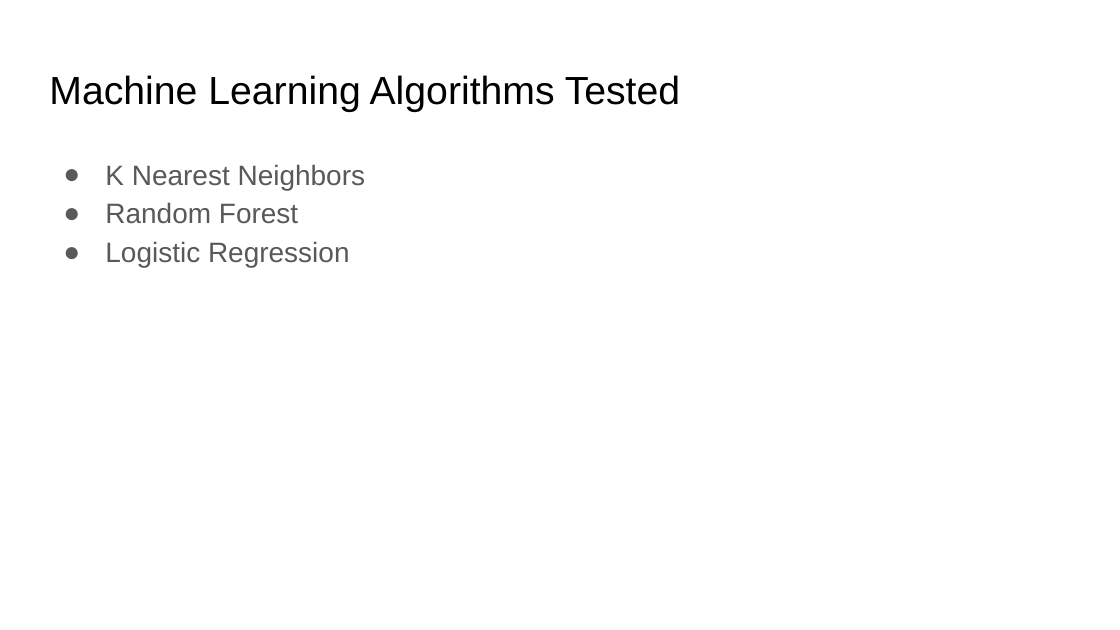
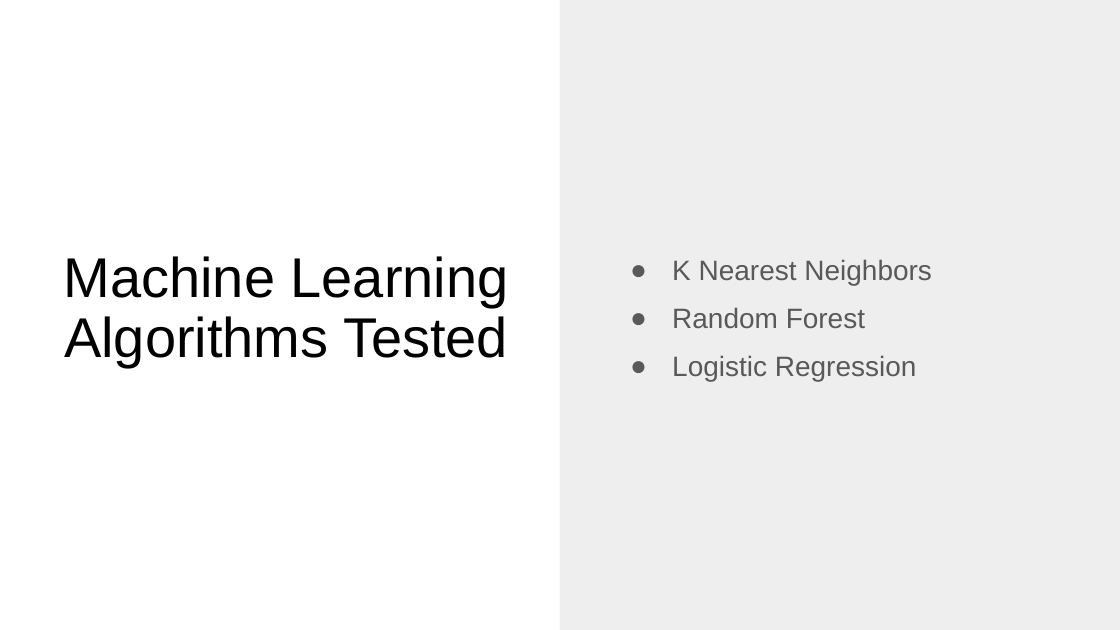
Before and after one commit to mathisme/ThinkfulSLCap, a slide deck: slide 9 of Capstone2.pptx. Drawn at 1120x630 pixels with LibreOffice and Linux fonts; fonts in the diff are those of the drawing. Boxes give left, top, right and bottom in pixels: in the first picture for what was removed or moved away, otherwise in the second. Text is boxed around its words. In the diff, an @@ line names an element or a change of style, - is before the commit and + after.

```diff
--- a/Capstone2.pptx
+++ b/Capstone2.pptx
@@ rectangle added at (560, 0, 1120, 629), fill #EEEEEE @@
@@ text "K Nearest Neighbors": place and size @@
-text "K Nearest Neighbors" at (105, 164, 366, 267)
+text "K Nearest Neighbors" at (672, 259, 932, 381)
@@ text "K Nearest Neighbors" at (672, 259, 932, 381): more space between paragraphs; vertical alignment top to middle @@
@@ title "Machine Learning Algorithms Tested": place and size @@
-title "Machine Learning Algorithms Tested" at (49, 75, 680, 112)
+title "Machine Learning Algorithms Tested" at (64, 256, 509, 367)
@@ title "Machine Learning Algorithms Tested" at (64, 256, 509, 367): size 25.2 to 36 pt; alignment left to centre; line spacing 1 to 0.9; vertical alignment top to bottom @@
```
Also in this commit, not shown: 1 other slide changed.
